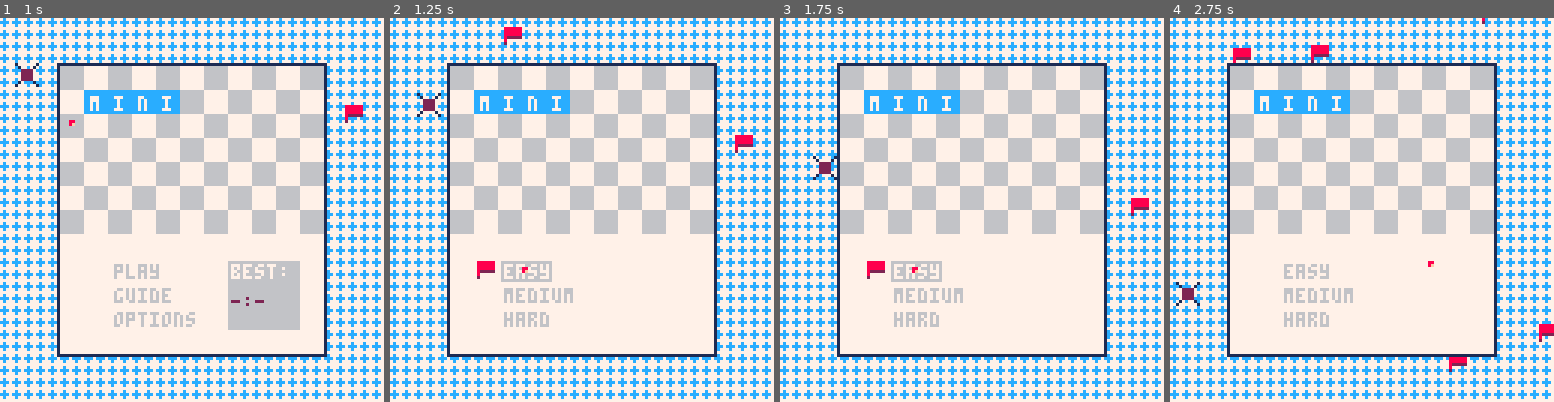
Above: before the commit, frames 1-4 (left to right).
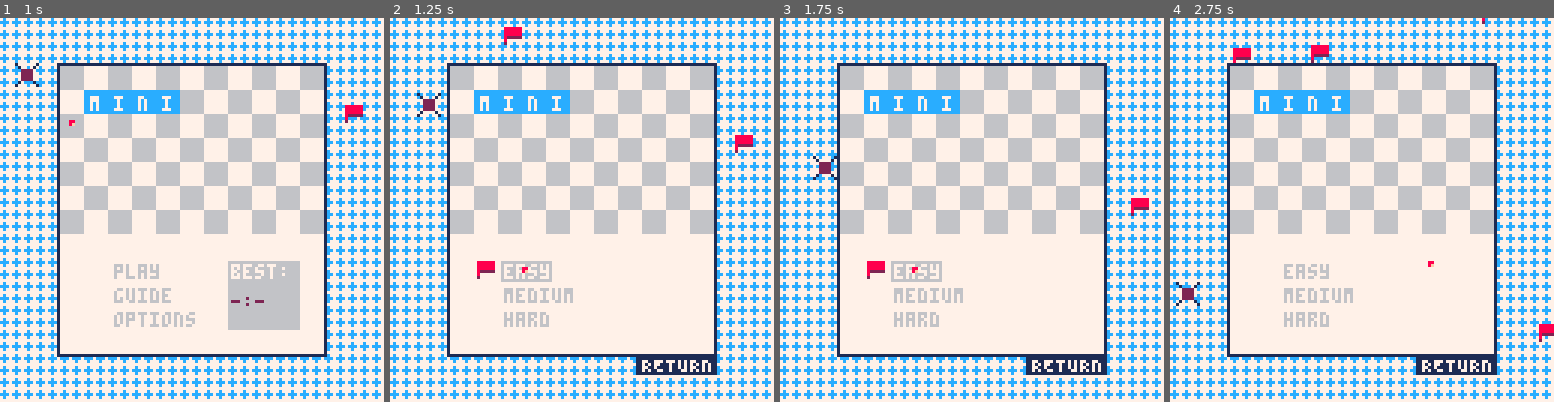
Above: after the commit, the same moments.

Repository: wsasaki01/mini-mines
Game: PICO-8 cartridge mini-mines.p8
Same seed, same stepped clock (60 frames per second), same inputs: the game is played once before the commit and once after it.
Inputs (mouse positions are in pixels of both pictures, inside the frame that each line leads up to):
- Up to frame 1 (1 s): tap O (Z key) at 0.33, 0.7 s; click (69, 121) at 0.67 s
- Up to frame 2 (1.25 s): tap X (X key) at 1.07 s; click (520, 267) at 1.22 s
- Up to frame 3 (1.75 s): tap O (Z key) at 1.43 s
- Up to frame 4 (2.75 s): click (1365, 114) at 1.77 s; hold Left 1.97-2.37 s; tap X (X key) at 2.07, 2.4, 2.73 s; tap O (Z key) at 2.22 s; click (1427, 259) at 2.32 s; hold Down from 2.42 s (still down)

Frame 1 is identical in both runs. In frame 2, 0.8% of the frame differs, in the area x 64-86%, y 88-93%; in frame 3, 0.8%; in frame 4, 0.9%.

Commit message:
Add button to return to title from difficulty

Diff:
--- a/main.lua
+++ b/main.lua
@@ -243,12 +243,21 @@
                     initialise("hard")
                 end
             end
+
+            -- o to return to title
+            if btnp(4) then
+                sfx(6)
+                difficulty = false
+                menu_y = 80
+                menu = true
+            end
         -- if using mouse
         elseif mouse then
             -- bounds for "play" and "options" on main menu
             hover_easy = (37 <= mo_x and mo_x <= 53) and (81 <= mo_y and mo_y <= 87)
             hover_medium = (37 <= mo_x and mo_x <= 61) and (89 <= mo_y and mo_y <= 95)
             hover_hard = (37 <= mo_x and mo_x <= 53) and (97 <= mo_y and mo_y <= 103)
+            hover_return_difficulty = (82 < mo_x and mo_x < 108) and (113 < mo_y and mo_y < 118)
 
             -- set cursor position if hovering over an option
             if hover_easy then
@@ -281,6 +290,10 @@
                     difficulty = false
                     play = true
                     initialise("hard")
+                elseif hover_return_difficulty then
+                    sfx(6)
+                    difficulty = false
+                    menu = true
                 end
             end
         end
@@ -526,6 +539,7 @@
             -- bounds for "return" in guide menu
             hover_return_guide = (92 <= mo_x and mo_x <= 118) and (119 <= mo_y and mo_y <= 123)
             if stat(34) == 1 and not sticky and hover_return_guide then
+                sfx(6)
                 sticky = true
                 guide = false
                 menu = true
@@ -686,7 +700,7 @@
         if controller then
             draw_title_menu("❎ TO SELECT")
         elseif mouse then
-            draw_title_menu()
+            draw_title_menu("RETURN")
         end
         -- set a background for whichever option is currently selected
         if menu_y == 80 then
